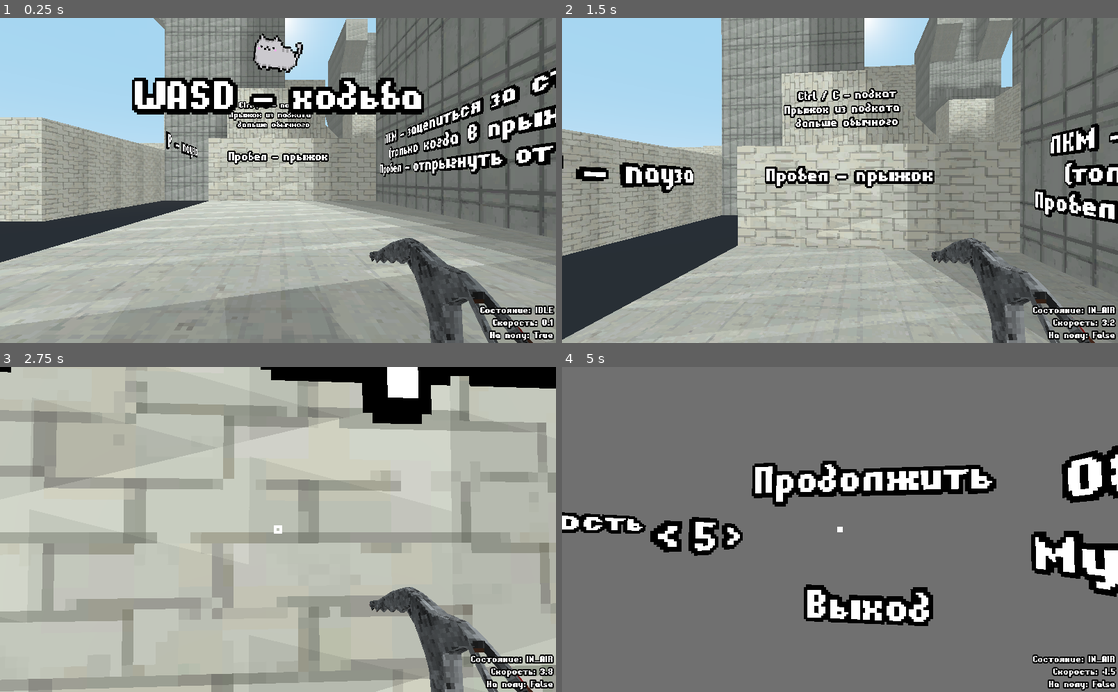
Above: before the commit, frames 1-4 (two rows, left to right).
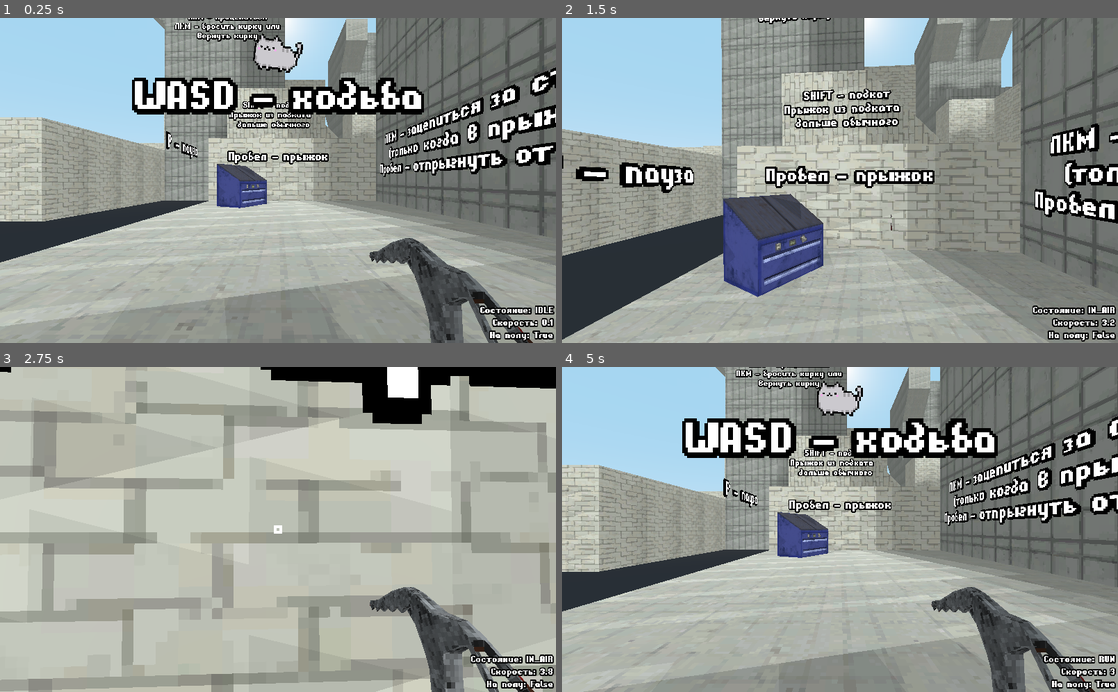
Above: after the commit, the same moments.

Repository: night-glider/VK-gameJAM
Game: Godot game, scene res://locations/main.tscn
The game is run twice, just before and just after one commit, with the same random seed, the same clock (stepped at 60 frames per second) and the same inputs. Sound files missing from this copy of the repository are replaced by a short silence.
Inputs (mouse positions are in pixels of both pictures, inside the frame that each line leads up to):
- Up to frame 1 (0.25 s): no input
- Up to frame 2 (1.5 s): move the mouse to (867, 180) at 0.52 s; hold Right mouse button (aim, bound only after the commit) 0.53-1.28 s; hold W (move_forward) from 0.53 s (still down); click (867, 180) at 0.6 s; tap Space (jump) at 0.77, 1.07 s; move the mouse to (812, 180) at 1.27 s; right-click (812, 180) at 1.35 s
- Up to frame 3 (2.75 s): keep holding W (move_forward); tap Space (jump) at 1.52, 1.55, 1.82 s; move the mouse to (289, 523) at 2.02 s; hold Space (jump) from 2.03 s (still down); click (289, 523) at 2.3 s
- Up to frame 4 (5 s): keep holding W (move_forward); move the mouse to (834, 536) at 2.77 s; release Space (jump) at 2.78 s; tap Shift (crouch, bound only after the commit) at 2.85 s; tap Space (jump) at 3.02, 3.32, 3.77, 3.8, 4.07, 4.52, 4.82 s; right-click (834, 536) at 3.05 s; move the mouse to (878, 532) at 3.52 s; hold Ctrl (crouch, bound only before the commit) 3.53-4.28 s; tap Escape (pause) at 4.15 s; move the mouse to (795, 526) at 4.27 s; click (795, 526) at 4.35 s; tap R (restart) at 4.9 s

The runs differ from the first frame. In frame 1, 1.7% of the frame differs, in the area x 31-90%, y 0-95%; in frame 2, 8.1%; in frame 3, 0.5%; in frame 4, 82%, in the area x 0-100%, y 0-100%.

Commit message:
бросок кирки

Diff:
--- a/autoload/globals.gd
+++ b/autoload/globals.gd
@@ -4,7 +4,7 @@
 onready var sensitivity:int = SaveManager.get_var("sensitivity", 5)
 
 func _ready():
-	var master_volume = SaveManager.get_var("master", 10)
+	var master_volume = SaveManager.get_var("master", 5)
 	var sound_volume = SaveManager.get_var("sound", 10)
 	var music_volume = SaveManager.get_var("music", 10)
 
@@ -22,10 +22,26 @@
 func play_sound(sound:AudioStream):
 	var new_audio_player = AudioStreamPlayer.new()
 	new_audio_player.bus = "Sound"
-	new_audio_player.connect("finished", self, "sound_finished", [new_audio_player])
+	new_audio_player.connect("finished", self, "_sound_finished", [new_audio_player])
 	add_child(new_audio_player)
 	new_audio_player.stream = sound
 	new_audio_player.play()
 
-func sound_finished(audio_player:AudioStreamPlayer):
+func _sound_finished(audio_player:AudioStreamPlayer):
 	audio_player.queue_free()
+
+func spawn_particles(pos:Vector3, particles:PackedScene, life_time:float):
+	var new_particles:CPUParticles = particles.instance()
+	add_child(new_particles)
+	new_particles.global_transform.origin = pos
+	new_particles.emitting = true
+	var new_timer = Timer.new()
+	add_child(new_timer)
+	new_timer.connect("timeout", self, "_particles_finished", [new_particles, new_timer])
+	new_timer.start(life_time)
+
+
+
+func _particles_finished(particles:CPUParticles, timer:Timer):
+	particles.queue_free()
+	timer.queue_free()
--- a/locations/main.tscn
+++ b/locations/main.tscn
@@ -8,6 +8,9 @@
 [ext_resource path="res://maps/test/town_test_blnd.obj" type="ArrayMesh" id=6]
 [ext_resource path="res://maps/test/small_panel_final.tga" type="Texture" id=7]
 [ext_resource path="res://locations/pause.tscn" type="PackedScene" id=8]
+[ext_resource path="res://models/trash_can/Bak1.obj" type="ArrayMesh" id=9]
+[ext_resource path="res://models/trash_can/Bak1.tga" type="Texture" id=10]
+[ext_resource path="res://objects/enemy.tscn" type="PackedScene" id=11]
 
 [sub_resource type="Animation" id=2]
 length = 0.001
@@ -83,6 +86,12 @@
 [sub_resource type="ConcavePolygonShape" id=6]
 data = PoolVector3Array( 0, 7.68, -17.92, -12.8, 7.68, -17.92, 0, 7.68, -23.04, 0, 7.68, -23.04, -12.8, 7.68, -17.92, - …(53847 unchanged characters)…
 
+[sub_resource type="SpatialMaterial" id=8]
+albedo_texture = ExtResource( 10 )
+
+[sub_resource type="ConcavePolygonShape" id=7]
+data = PoolVector3Array( -0.4149, -0.3987, 0, 0.7051, -0.3987, 0, -0.4149, 0.3013, 0, -0.4149, 0.3013, 0, 0.7051, -0.3987, 0, 0.7051, 0.3013, 0, 0.7051, 0.3013, 1.0338, 0.7051, -0.3987, 0.63, -0.4149, 0.3013, 1.0338, -0.4149, 0.3013, 1.0338, 0.7051, -0.3987, 0.63, -0.4149, -0.3987, 0.63, 0.7051, 0.3013, 0, 0.7051, -0.3987, 0, 0.7051, 0.3013, 1.0338, 0.7051, 0.3013, 1.0338, 0.7051, -0.3987, 0, 0.7051, -0.3987, 0.63, -0.4149, 0.3013, 0, 0.7051, 0.3013, 0, -0.4149, 0.3013, 1.0338, -0.4149, 0.3013, 1.0338, 0.7051, 0.3013, 0, 0.7051, 0.3013, 1.0338, -0.4149, -0.3987, 0, -0.4149, 0.3013, 0, -0.4149, -0.3987, 0.63, -0.4149, -0.3987, 0.63, -0.4149, 0.3013, 0, -0.4149, 0.3013, 1.0338, 0.7051, -0.3987, 0, -0.4149, -0.3987, 0, 0.7051, -0.3987, 0.63, 0.7051, -0.3987, 0.63, -0.4149, -0.3987, 0, -0.4149, -0.3987, 0.63 )
+
 [node name="world" type="Spatial"]
 script = ExtResource( 2 )
 
@@ -170,9 +179,19 @@
 pixel_size = 0.02
 double_sided = false
 alpha_cut = 1
-text = "Ctrl / C - подкат
+text = "SHIFT - подкат
 Прыжок из подката
 дальше обычного"
+
+[node name="Label3D9" type="Label3D" parent="."]
+transform = Transform( 1, 0, 0, 0, 1, 0, 0, 0, 1, -3.17911, 7, -12.6212 )
+cast_shadow = 0
+pixel_size = 0.03
+double_sided = false
+alpha_cut = 1
+text = "ПКМ - прицелиться
+ЛКМ - бросить кирку или
+вернуть кирку"
 
 [node name="Label3D2" type="Label3D" parent="."]
 transform = Transform( -4.37114e-08, 0, 1, 0, 1, 0, -1, 0, -4.37114e-08, -25, 6, 0 )
@@ -197,3 +216,16 @@
 
 [node name="Spatial" parent="." instance=ExtResource( 8 )]
 transform = Transform( 1, 0, 0, 0, 1, 0, 0, 0, 1, 0, 20, 0 )
+
+[node name="enemy" parent="." instance=ExtResource( 11 )]
+transform = Transform( 1, 0, 0, 0, 1, 0, 0, 0, 1, -3, 10, -12 )
+
+[node name="MeshInstance" type="MeshInstance" parent="."]
+transform = Transform( 0.5, -0.866025, -3.78552e-08, 0, -4.37114e-08, 1, -0.866025, -0.5, -2.18557e-08, -1, -3.35766, -3.81672 )
+mesh = ExtResource( 9 )
+material/0 = SubResource( 8 )
+
+[node name="StaticBody" type="StaticBody" parent="MeshInstance"]
+
+[node name="CollisionShape" type="CollisionShape" parent="MeshInstance/StaticBody"]
+shape = SubResource( 7 )
--- a/locations/pause.gd
+++ b/locations/pause.gd
@@ -4,7 +4,7 @@
 const default_color = Color.white
 
 var mouse_delta := Vector2.ZERO
-onready var master_volume = SaveManager.get_var("master", 10)
+onready var master_volume = SaveManager.get_var("master", 5)
 onready var sound_volume = SaveManager.get_var("sound", 10)
 onready var music_volume = SaveManager.get_var("music", 10)
 
--- /dev/null
+++ b/objects/enemy.gd
@@ -0,0 +1,7 @@
+extends StaticBody
+
+const particles = preload("res://objects/particles/enemy_explosion.tscn")
+
+func hit():
+	Globals.spawn_particles(global_transform.origin, particles, 1)
+	queue_free()
--- /dev/null
+++ b/objects/enemy.tscn
@@ -0,0 +1,24 @@
+[gd_scene load_steps=5 format=2]
+
+[ext_resource path="res://objects/enemy.gd" type="Script" id=1]
+
+[sub_resource type="SphereShape" id=1]
+
+[sub_resource type="SpatialMaterial" id=3]
+flags_unshaded = true
+albedo_color = Color( 0.756863, 0, 0, 1 )
+
+[sub_resource type="SphereMesh" id=2]
+material = SubResource( 3 )
+radial_segments = 8
+rings = 8
+
+[node name="enemy" type="StaticBody" groups=["hittable"]]
+script = ExtResource( 1 )
+
+[node name="CollisionShape" type="CollisionShape" parent="."]
+shape = SubResource( 1 )
+
+[node name="MeshInstance" type="MeshInstance" parent="."]
+cast_shadow = 0
+mesh = SubResource( 2 )
--- /dev/null
+++ b/objects/particles/enemy_explosion.tscn
@@ -0,0 +1,36 @@
+[gd_scene load_steps=5 format=2]
+
+[ext_resource path="res://sprites/cloud.png" type="Texture" id=1]
+
+[sub_resource type="SpatialMaterial" id=7]
+flags_transparent = true
+flags_unshaded = true
+flags_no_depth_test = true
+vertex_color_use_as_albedo = true
+params_billboard_mode = 1
+params_billboard_keep_scale = true
+albedo_texture = ExtResource( 1 )
+
+[sub_resource type="QuadMesh" id=8]
+material = SubResource( 7 )
+size = Vector2( 0.1, 0.1 )
+
+[sub_resource type="Gradient" id=9]
+offsets = PoolRealArray( 0.822695, 1 )
+colors = PoolColorArray( 1, 1, 1, 1, 1, 1, 1, 0 )
+
+[node name="particles" type="CPUParticles"]
+cast_shadow = 0
+emitting = false
+amount = 16
+one_shot = true
+explosiveness = 1.0
+local_coords = false
+mesh = SubResource( 8 )
+spread = 180.0
+gravity = Vector3( 0, 0, 0 )
+initial_velocity = 1.5
+initial_velocity_random = 0.5
+damping = 0.5
+scale_amount = 1.5
+color_ramp = SubResource( 9 )
--- a/objects/player/pickaxe.gd
+++ b/objects/player/pickaxe.gd
@@ -1,15 +1,60 @@
 extends Spatial
 
 var point_to_pick:Vector3
-var is_picking := false
+var throw_velocity:Vector3
+var owner_obj:Spatial
+var rotatation_speed:float
+enum {
+	DEFAULT,
+	PICK_POINT,
+	THROW_VELOCITY,
+	THROW_AT_OBJECT,
+}
+var state = DEFAULT
 
 func pick_point(pos:Vector3):
 	point_to_pick = pos
-	is_picking = true
+	state = PICK_POINT
+
+func throw_velocity(vel:Vector3):
+	change_rotation(-0.25)
+	throw_velocity = vel
+	state = THROW_VELOCITY
+	$Area.monitoring = true
+
+func throw_at_owner():
+	reset()
+	change_rotation(0.25)
+	state = THROW_AT_OBJECT
+
+func change_rotation(rot:float):
+	rotatation_speed = rot
 
 func reset():
-	is_picking = false
+	rotatation_speed = 0
+	$MeshInstance3.rotation_degrees = Vector3(0, 180, 0)
+	state = DEFAULT
+	$Area.set_deferred("monitoring", false)
 
 func _process(delta):
-	if is_picking:
+	$MeshInstance3.rotate_x(rotatation_speed)
+
+	if state == PICK_POINT:
 		global_transform.origin = lerp(global_transform.origin, point_to_pick, 0.1)
+
+	if state == THROW_VELOCITY:
+		global_transform.origin += throw_velocity
+
+	if state == THROW_AT_OBJECT:
+		global_transform.origin = lerp(global_transform.origin, owner_obj.global_transform.origin, 0.075)
+
+
+
+func _on_Area_body_entered(body:CollisionObject):
+	if body.is_in_group("player"):
+		return
+	if body.is_in_group("hittable"):
+		body.hit()
+		throw_at_owner()
+		return
+	reset()
--- a/objects/player/pickaxe.tscn
+++ b/objects/player/pickaxe.tscn
@@ -22,6 +22,9 @@
 albedo_texture = ExtResource( 3 )
 metallic = 0.5
 
+[sub_resource type="BoxShape" id=6]
+extents = Vector3( 0.05, 0.05, 0.1 )
+
 [node name="pickaxe" type="Spatial"]
 script = ExtResource( 1 )
 
@@ -44,3 +47,13 @@
 cast_shadow = 0
 mesh = ExtResource( 2 )
 material/0 = SubResource( 5 )
+
+[node name="Area" type="Area" parent="."]
+input_ray_pickable = false
+monitorable = false
+
+[node name="CollisionShape" type="CollisionShape" parent="Area"]
+transform = Transform( 1, 0, 0, 0, 1, 0, 0, 0, 1, 0, 0, 0.1 )
+shape = SubResource( 6 )
+
+[connection signal="body_entered" from="Area" to="." method="_on_Area_body_entered"]
--- a/objects/player/player.gd
+++ b/objects/player/player.gd
@@ -14,6 +14,8 @@
 var input := Vector3.ZERO
 var speed := run_speed
 var pick_point := Vector3.ZERO
+var has_pickaxe := true
+var pickaxe_throwed := false
 
 
 var states := {
@@ -34,6 +36,24 @@
 	}
 }
 var current_state := "IDLE"
+
+func remove_pickaxe():
+	var prev_transform = pickaxe.global_transform
+	$Camera.remove_child(pickaxe)
+	get_parent().add_child(pickaxe)
+	pickaxe.global_transform = prev_transform
+
+	has_pickaxe = false
+
+func restore_pickaxe():
+	var prev_transform = pickaxe.global_transform
+	pickaxe.reset()
+	pickaxe.get_parent().remove_child(pickaxe)
+	$Camera.add_child(pickaxe)
+	pickaxe.translation = Vector3(0.111, -0.088, -0.278)
+	pickaxe.rotation = Vector3.ZERO
+
+	has_pickaxe = true
 
 func print_stats():
 	var result = "Состояние: {0}\nСкорость: {1}\nНа полу: {2}"
@@ -80,22 +100,14 @@
 	velocity.x = lerp(velocity.x, velocity_target.x, 0.05)
 	velocity.z = lerp(velocity.z, velocity_target.z, 0.05)
 
-	if velocity.y < -3:
-		$Camera.h_offset = lerp($Camera.h_offset,randf() * velocity.y * 0.002,0.5)
-		$Camera.v_offset = lerp($Camera.v_offset,randf() * velocity.y * 0.002,0.5)
-	else:
-		$Camera.h_offset = 0
-		$Camera.v_offset = 0
-
+	if not has_pickaxe:
+		return
 	if Input.is_action_just_pressed("pick"):
 		if $Camera/RayCast.is_colliding():
 			print($Camera/RayCast.get_collision_normal())
 			pick_point = $Camera/RayCast.get_collision_point()
 			print(pick_point)
-			var prev_transform = pickaxe.global_transform
-			$Camera.remove_child(pickaxe)
-			get_parent().add_child(pickaxe)
-			pickaxe.global_transform = prev_transform
+			remove_pickaxe()
 			pickaxe.pick_point(pick_point)
 			current_state = "PICKED"
 			Globals.play_sound(pick_sound)
@@ -125,19 +137,50 @@
 	if Input.is_action_just_released("jump"):
 		velocity = -$Camera.global_transform.basis.z * pick_jump_force
 		current_state = "IN_AIR"
-		var prev_transform = pickaxe.global_transform
-		pickaxe.reset()
-		pickaxe.get_parent().remove_child(pickaxe)
-		$Camera.add_child(pickaxe)
-		pickaxe.translation = Vector3(0.111, -0.088, -0.278)
-		pickaxe.rotation = Vector3.ZERO
+		restore_pickaxe()
 		$Camera.translation = Vector3(0,0.25,0)
 
 	if Input.is_action_pressed("jump"):
 		$Camera.translation = lerp($Camera.translation, $Camera.transform.basis.z *0.25, 0.1)
 
+func camera_animations():
+	rotation_degrees.y -= mouse_delta.x * Globals.sensitivity * 0.02
+	$Camera.rotation_degrees.x -= mouse_delta.y * Globals.sensitivity * 0.02
+	$Camera.rotation_degrees.x = clamp($Camera.rotation_degrees.x, -90, 90)
+
+	if current_state in ["RUN", "IN_AIR", "SLIDE"]:
+		$Camera.rotation_degrees.z = lerp($Camera.rotation_degrees.z, mouse_delta.x * 0.1, 0.1)
+	else:
+		$Camera.rotation_degrees.z = lerp($Camera.rotation_degrees.z, 0, 0.1)
+
+	if current_state == "SLIDE":
+		$Camera.translation.y = lerp($Camera.translation.y, -0.25, 0.1)
+		$Camera.rotation_degrees.z = lerp($Camera.rotation_degrees.z, -10, 0.1)
+	else:
+		$Camera.translation.y = lerp($Camera.translation.y, 0.25, 0.1)
+		$Camera.rotation_degrees.z = lerp($Camera.rotation_degrees.z, 0, 0.1)
+
+	if velocity.y < -3:
+		$Camera.h_offset = lerp($Camera.h_offset,randf() * velocity.y * 0.002,0.5)
+		$Camera.v_offset = lerp($Camera.v_offset,randf() * velocity.y * 0.002,0.5)
+	else:
+		$Camera.h_offset = lerp($Camera.h_offset, 0, 0.1)
+		$Camera.v_offset = lerp($Camera.v_offset, 0, 0.1)
+
+	if current_state != "PICKED" and has_pickaxe and Input.is_action_pressed("aim"):
+		$Camera.fov = lerp($Camera.fov, 50, 0.05)
+	else:
+		if current_state == "SLIDE":
+			$Camera.fov = lerp($Camera.fov, 85, 0.1)
+		else:
+			$Camera.fov = lerp($Camera.fov, 70, 0.1)
+
+	mouse_delta = Vector2.ZERO
+
+
 func _ready():
 	Input.mouse_mode = Input.MOUSE_MODE_CAPTURED
+	pickaxe.owner_obj = self
 
 func _physics_process(delta):
 	#обнуление необходимых переменных
@@ -169,40 +212,50 @@
 
 func _process(delta):
 	Input.mouse_mode = Input.MOUSE_MODE_CAPTURED
+	camera_animations()
 
 	if $Camera/RayCast.is_colliding():
 		$aim.visible = true
 	else:
 		$aim.visible = false
 
+	if pickaxe.state == pickaxe.THROW_AT_OBJECT:
+		var dist = global_transform.origin.distance_to( pickaxe.global_transform.origin )
+		if dist < 1:
+			restore_pickaxe()
+			pickaxe.reset()
+			has_pickaxe = true
+			pickaxe_throwed = false
+
+	if pickaxe_throwed:
+		if Input.is_action_just_pressed("pick"):
+			pickaxe.throw_at_owner()
+
+	if current_state != "PICKED" and has_pickaxe:
+		if Input.is_action_pressed("aim"):
+			$aim.visible = true
+			if Input.is_action_just_pressed("pick"):
+				remove_pickaxe()
+				pickaxe.throw_velocity(-$Camera.global_transform.basis.z*0.2)
+				pickaxe_throwed = true
+
+
 	$run_particles.emitting = current_state in ["RUN"]
 
 	if Input.is_action_just_pressed("restart"):
-		translation = Vector3.ZERO
+		get_tree().reload_current_scene()
 
 	if current_state != "SLIDE":
 		pickaxe.rotation_degrees.z = lerp(pickaxe.rotation_degrees.z, 0, 0.1)
 
-	rotation_degrees.y -= mouse_delta.x * Globals.sensitivity * 0.02
-	$Camera.rotation_degrees.x -= mouse_delta.y * Globals.sensitivity * 0.02
-	$Camera.rotation_degrees.x = clamp($Camera.rotation_degrees.x, -90, 90)
-
-
-	if current_state in ["RUN", "IN_AIR", "SLIDE"]:
-		$Camera.rotation_degrees.z = lerp($Camera.rotation_degrees.z, mouse_delta.x * 0.1, 0.1)
-	else:
-		$Camera.rotation_degrees.z = lerp($Camera.rotation_degrees.z, 0, 0.1)
-
-	if current_state == "SLIDE":
-		$Camera.translation.y = lerp($Camera.translation.y, -0.25, 0.1)
-		$Camera.rotation_degrees.z = lerp($Camera.rotation_degrees.z, -10, 0.1)
-	else:
-		$Camera.translation.y = lerp($Camera.translation.y, 0.25, 0.1)
-		$Camera.rotation_degrees.z = lerp($Camera.rotation_degrees.z, 0, 0.1)
+
+
+
+
 
 	$Label.text = print_stats()
 
-	mouse_delta = Vector2.ZERO
+
 
 func _input(event: InputEvent):
 	if event is InputEventMouseMotion:
--- a/objects/player/player.tscn
+++ b/objects/player/player.tscn
@@ -17,14 +17,14 @@
 albedo_texture = ExtResource( 2 )
 
 [sub_resource type="QuadMesh" id=8]
-material = SubResource( 7 )
+material = SubResource( 10 )
 size = Vector2( 0.1, 0.1 )
 
 [sub_resource type="Gradient" id=9]
 offsets = PoolRealArray( 0.822695, 1 )
 colors = PoolColorArray( 1, 1, 1, 1, 1, 1, 1, 0 )
 
-[node name="player" type="KinematicBody"]
+[node name="player" type="KinematicBody" groups=["player"]]
 script = ExtResource( 1 )
 
 [node name="CollisionShape" type="CollisionShape" parent="."]
--- a/project.godot
+++ b/project.godot
@@ -97,8 +97,7 @@
 }
 crouch={
 "deadzone": 0.5,
-"events": [ Object(InputEventKey,"resource_local_to_scene":false,"resource_name":"","device":0,"alt":false,"shift":false,"control":false,"meta":false,"command":false,"pressed":false,"scancode":16777238,"physical_scancode":0,"unicode":0,"echo":false,"script":null)
-, Object(InputEventKey,"resource_local_to_scene":false,"resource_name":"","device":0,"alt":false,"shift":false,"control":false,"meta":false,"command":false,"pressed":false,"scancode":67,"physical_scancode":0,"unicode":0,"echo":false,"script":null)
+"events": [ Object(InputEventKey,"resource_local_to_scene":false,"resource_name":"","device":0,"alt":false,"shift":false,"control":false,"meta":false,"command":false,"pressed":false,"scancode":16777237,"physical_scancode":0,"unicode":0,"echo":false,"script":null)
  ]
 }
 jump={
@@ -122,6 +121,11 @@
 , Object(InputEventKey,"resource_local_to_scene":false,"resource_name":"","device":0,"alt":false,"shift":false,"control":false,"meta":false,"command":false,"pressed":false,"scancode":80,"physical_scancode":0,"unicode":0,"echo":false,"script":null)
  ]
 }
+aim={
+"deadzone": 0.5,
+"events": [ Object(InputEventMouseButton,"resource_local_to_scene":false,"resource_name":"","device":-1,"alt":false,"shift":false,"control":false,"meta":false,"command":false,"button_mask":0,"position":Vector2( 0, 0 ),"global_position":Vector2( 0, 0 ),"factor":1.0,"button_index":2,"pressed":false,"doubleclick":false,"script":null)
+ ]
+}
 
 [physics]
 
Not shown: 1 places in locations/main.tscn that only renumber resources
Not shown, added: models/trash_can/Bak1.mtl
Not shown, added: models/trash_can/Bak1.obj
Not shown, added: models/trash_can/Bak1.obj.import
Binary file added: models/trash_can/Bak1.tga
Not shown, added: models/trash_can/Bak1.tga.import
Not shown: 1 places in objects/player/pickaxe.tscn that only renumber resources
Not shown: 1 places in objects/player/player.tscn that only renumber resources
